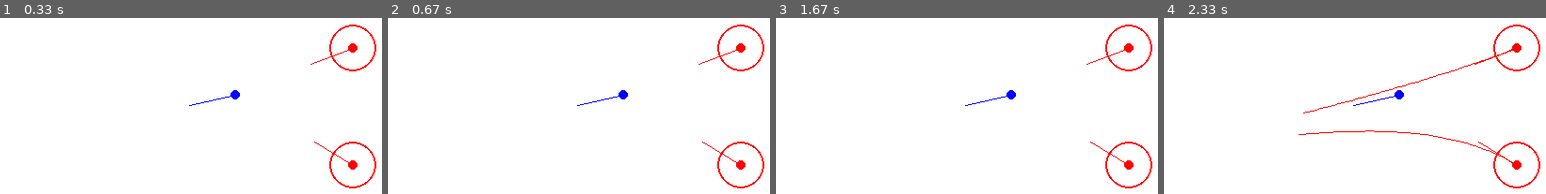
Above: before the commit, frames 1-4 (left to right).
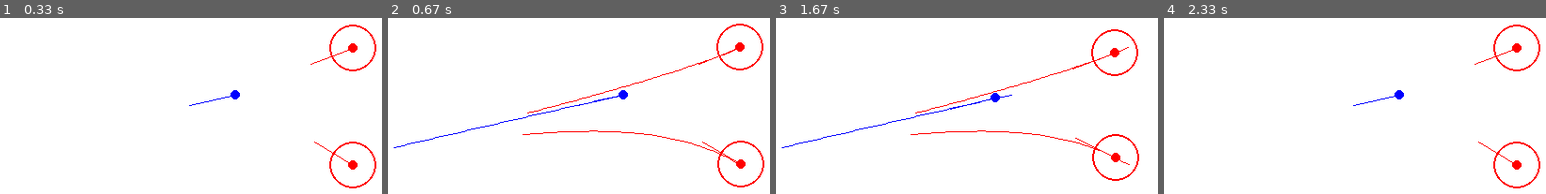
Above: after the commit, the same moments.

Repository: NM-USAF/afit_thesis
Game: pygame game, started from pygame_simulation.py
Two runs of this game, one before a commit and one after it. Both use one fixed random seed, a clock stepped at 60 frames per second and the inputs below.
Inputs (mouse positions are in pixels of both pictures, inside the frame that each line leads up to):
- Up to frame 1 (0.33 s): no input
- Up to frame 2 (0.67 s): tap Space at 0.33 s
- Up to frame 3 (1.67 s): hold Right 0.67-1.13 s; move the mouse to (863, 25) at 0.7 s; tap Space at 0.73, 1.03, 1.23, 1.53 s; hold Right 1.17-1.63 s
- Up to frame 4 (2.33 s): hold Left 1.67-2.2 s; tap Space at 1.73, 2.03, 2.3 s; hold Left from 2.23 s (still down)

Frame 1 is identical in both runs. In frame 2, 1.5% of the frame differs, in the area x 1-99%, y 3-97%; in frame 3, 2.9%; in frame 4, 0.6%.

Commit message:
added basic simulation over time to pygame application

Diff:
--- a/pygame_simulation.py
+++ b/pygame_simulation.py
@@ -66,7 +66,9 @@
 
         self.world_canvas_ratio = canvas_size / world_size
         self.screen = pygame.display.set_mode((canvas_size, canvas_size))
+
         self.show_simulation = False
+        self.simulation_time = 0
 
 
     def world_to_canvas(self, world_x, world_y):
@@ -92,15 +94,15 @@
         pygame.draw.line(self.screen, color, pos, end, **kwargs)
 
 
-    def draw_path(self, p_world_path):
+    def draw_path(self, world_path, color):
         path = [
             self.world_to_canvas(p.x, p.y)
-            for p in p_world_path
+            for p in world_path
         ]
 
         pygame.draw.lines(
             self.screen,
-            PURSUER_COLOR,
+            color,
             False,
             path
         )
@@ -143,52 +145,72 @@
         if self.show_simulation:
             times = np.linspace(0, 5)
             e_path, p_paths = self.scenario.get_state_for_times(times)
+
             for i in range(len(p_paths[0])):
                 path = [ p_paths[t][i] for t in range(len(p_paths)) ]
-                self.draw_path(path)
-
-        e = scenario.evader
-        for p in scenario.world_pursuers:
-            self.render_pursuer(p, e)
-
-        self.render_evader(e)
+                self.draw_path(path, PURSUER_COLOR)
+
+            self.draw_path(e_path, EVADER_COLOR)
+
+            e, ps = self.scenario.get_state_for_time(self.simulation_time)
+
+            self.render_evader(e)
+            for p in ps:
+                self.render_pursuer(p, e)
+
+        else:
+            e = scenario.evader
+            for p in scenario.world_pursuers:
+                self.render_pursuer(p, e)
+
+            self.render_evader(e)
 
 
     def step_game(self):
         distance_margin = self.scenario.optimize_evader_heading()
+
+        if self.show_simulation:
+            keys = pygame.key.get_pressed()
+            if keys[pygame.K_RIGHT]:
+                self.simulation_time += 1/30
+            elif keys[pygame.K_LEFT]:
+                self.simulation_time -= 1/30
+
+            self.simulation_time = np.clip(self.simulation_time, 0, 10)
+
         self.success = distance_margin > 0
-
-
-    def switch_to_simulation():
-        pass
 
 
     def handle_event(self, pygame_event):
         x, y = self.canvas_to_world(*pygame.mouse.get_pos())
 
-        if pygame_event.type == pygame.MOUSEMOTION:
-            self.controller.handle_mouse_move(x, y)
-        elif pygame_event.type == pygame.MOUSEWHEEL:
-            amount = pygame_event.y * 0.1
-            self.controller.increase_capture_radius(amount)
-        elif pygame_event.type == pygame.MOUSEBUTTONDOWN:
-            if not pygame.mouse.get_pressed()[0]:
-                # not left mouse button
-                return
-            if pygame.key.get_mods() & pygame.KMOD_CTRL:
-                # control is pressed, add a new pursuer
-                self.controller.add_pursuer_at(x, y)
-            else:
-                self.controller.handle_mouse_down(x, y)
-        elif pygame_event.type == pygame.KEYDOWN:
-            if pygame_event.key == pygame.K_SPACE:
-                self.controller.simulate()
-                self.show_simulation = True
-        elif pygame_event.type == pygame.KEYUP:
-            if pygame_event.key == pygame.K_SPACE:
-                self.show_simulation = False
-        elif pygame_event.type == pygame.MOUSEBUTTONUP:
-            self.controller.handle_mouse_up(x, y)
+        if self.show_simulation:
+            if pygame_event.type == pygame.KEYDOWN:
+                if pygame_event.key == pygame.K_SPACE:
+                    self.show_simulation = False
+
+
+        else:
+            if pygame_event.type == pygame.MOUSEMOTION:
+                self.controller.handle_mouse_move(x, y)
+            elif pygame_event.type == pygame.MOUSEWHEEL:
+                amount = pygame_event.y * 0.1
+                self.controller.increase_capture_radius(amount)
+            elif pygame_event.type == pygame.MOUSEBUTTONDOWN:
+                if not pygame.mouse.get_pressed()[0]:
+                    # not left mouse button
+                    return
+                if pygame.key.get_mods() & pygame.KMOD_CTRL:
+                    # control is pressed, add a new pursuer
+                    self.controller.add_pursuer_at(x, y)
+                else:
+                    self.controller.handle_mouse_down(x, y)
+            elif pygame_event.type == pygame.KEYDOWN:
+                if pygame_event.key == pygame.K_SPACE:
+                    self.controller.simulate()
+                    self.show_simulation = True
+            elif pygame_event.type == pygame.MOUSEBUTTONUP:
+                self.controller.handle_mouse_up(x, y)
 
 
 if __name__ == "__main__":
--- a/simulation_core.py
+++ b/simulation_core.py
@@ -323,9 +323,6 @@
             self.simulated_pursuer_states[i,:,PursuerEngagementState.phi_idx] = phi
             self.simulated_pursuer_states[i,:,PursuerEngagementState.r_idx] = r
 
-        print(self.simulated_pursuer_states[:,0,PursuerEngagementState.r_idx])
-        # print(engagement_thetas)
-
 
     def evader_at_time(self, t):
         d = self.evader.v * t
